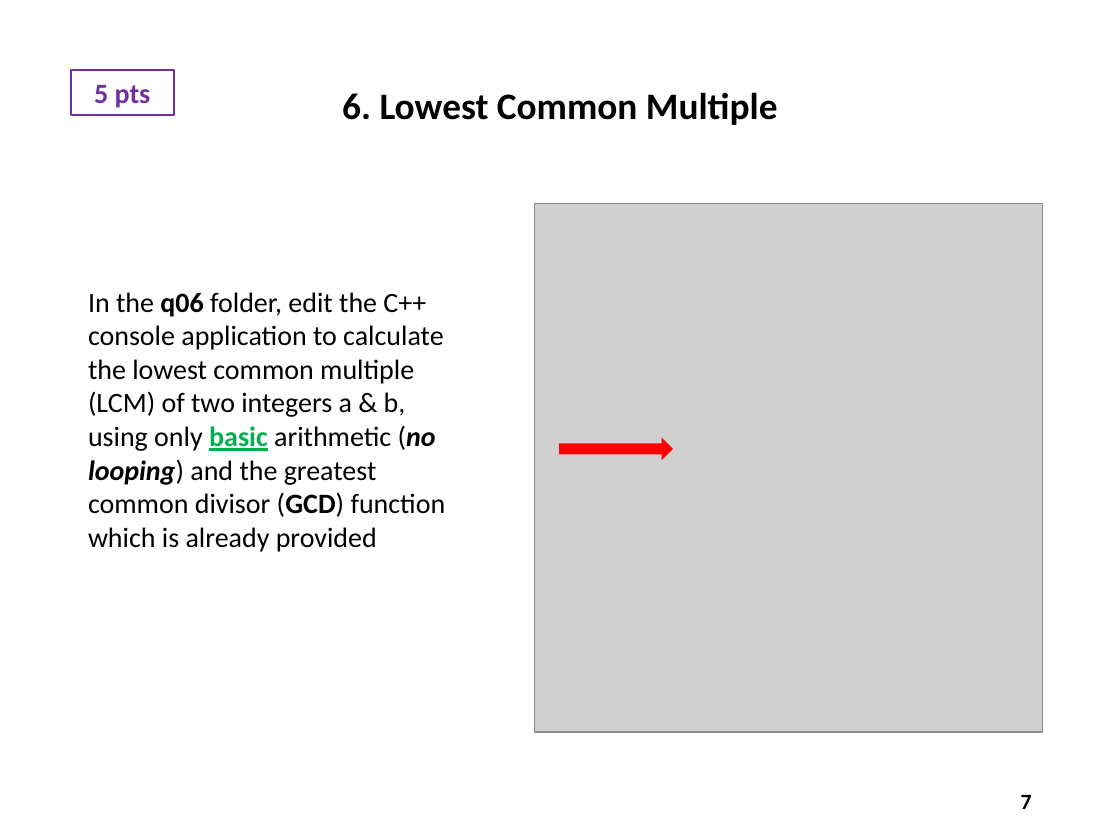
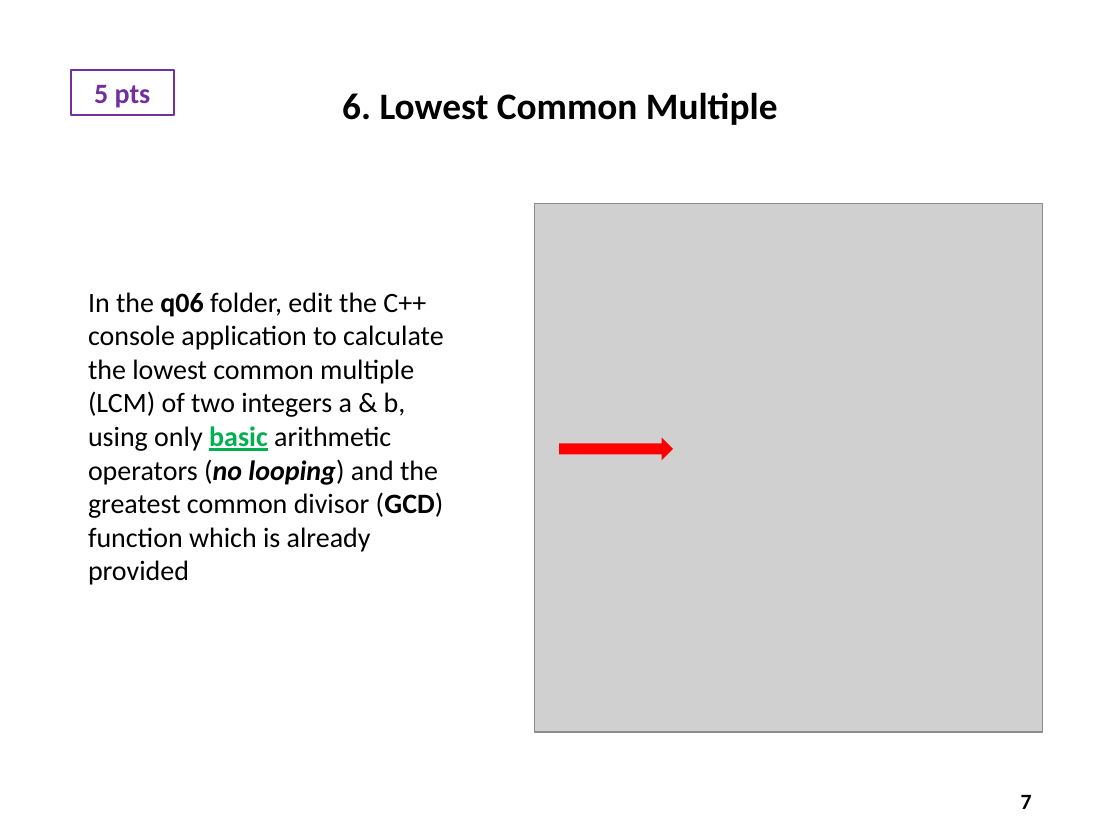
Before and after one commit to dbiersach/scicomp301-cpp-linux, a slide deck: slide 7 of exam1/Exam 1 Questions.pptx. Drawn at 1120x840 pixels with LibreOffice and Linux fonts; fonts in the diff are those of the drawing; grey boxes stand for pictures. Boxes give left, top, right and bottom in pixels: in the first picture for what was removed or moved away, otherwise in the second. Text is boxed around its words. In the diff, an @@ line names an element or a change of style, - is before the commit and + after.

```diff
--- a/exam1/Exam 1 Questions.pptx
+++ b/exam1/Exam 1 Questions.pptx
@@ text at (x1=88, y1=426, x2=444, y2=585): text changed @@
-using only basic arithmetic (no looping) and the greatest common divisor (GCD) function which is already provided
+using only basic arithmetic operators (no looping) and the greatest common divisor (GCD) function which is already provided
```
Also in this commit, not shown: 3 other slides changed, 1 other file.
